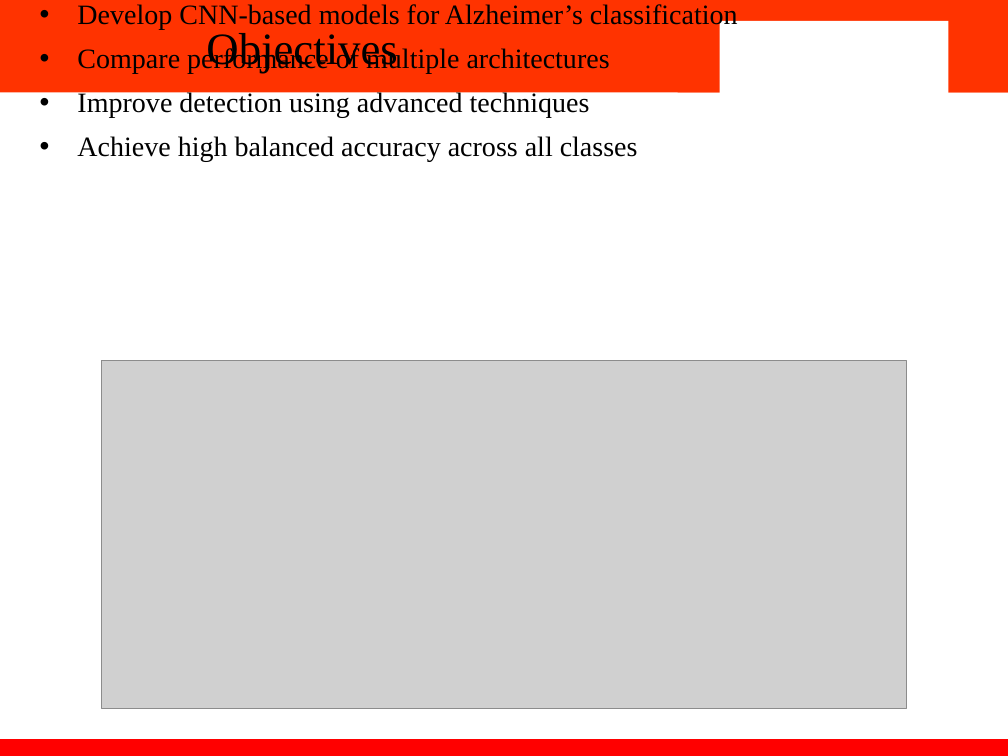
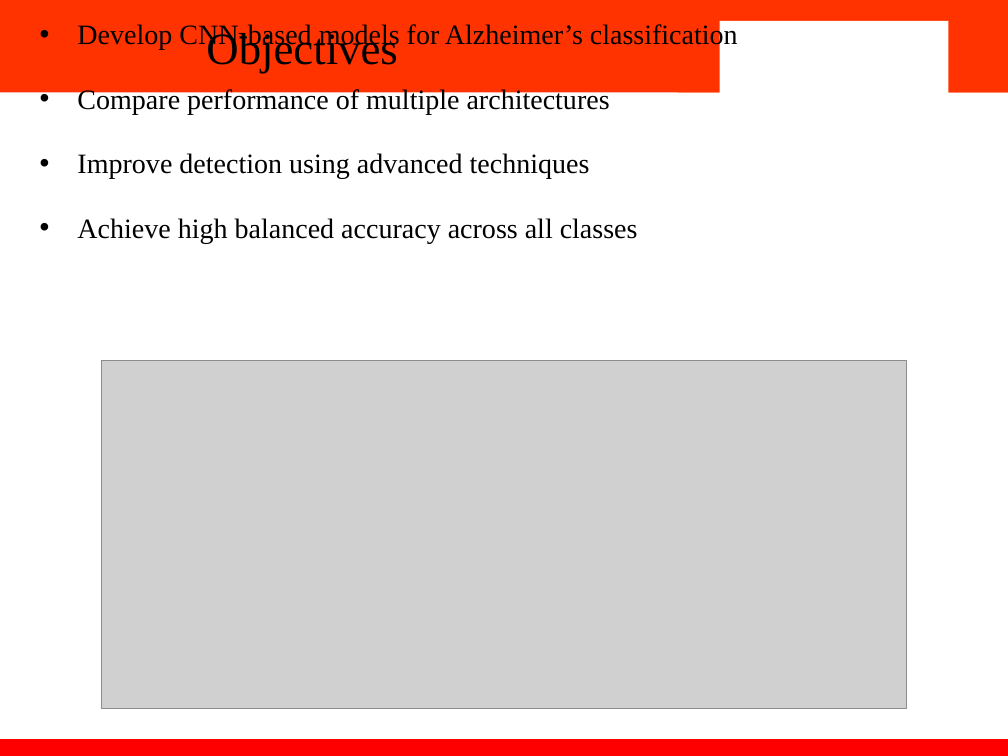
Before and after one commit to Aastha204/Comparison-between-Deep-Learning-Models-for-Early-Detection-of-Alzheimer-s-Disease-2210991129-, a slide deck: slide 4 of Report And PPT/Aastha_2210991129_PPT.pptx. Drawn at 1008x756 pixels with LibreOffice and Linux fonts; fonts in the diff are those of the drawing; grey boxes stand for pictures; background and template pictures are left out. Boxes give left, top, right and bottom in pixels: in the first picture for what was removed or moved away, otherwise in the second. Text is boxed around its words. In the diff, an @@ line names an element or a change of style, - is before the commit and + after.

```diff
--- a/Report And PPT/Aastha_2210991129_PPT.pptx
+++ b/Report And PPT/Aastha_2210991129_PPT.pptx
@@ text "Develop CNN-based models for Alzheimer’s ..." at bbox=[77, 23, 738, 243]: line spacing 0.9 to 1.5 @@
```
Also in this commit, not shown: 5 other slides changed, 1 other file.
